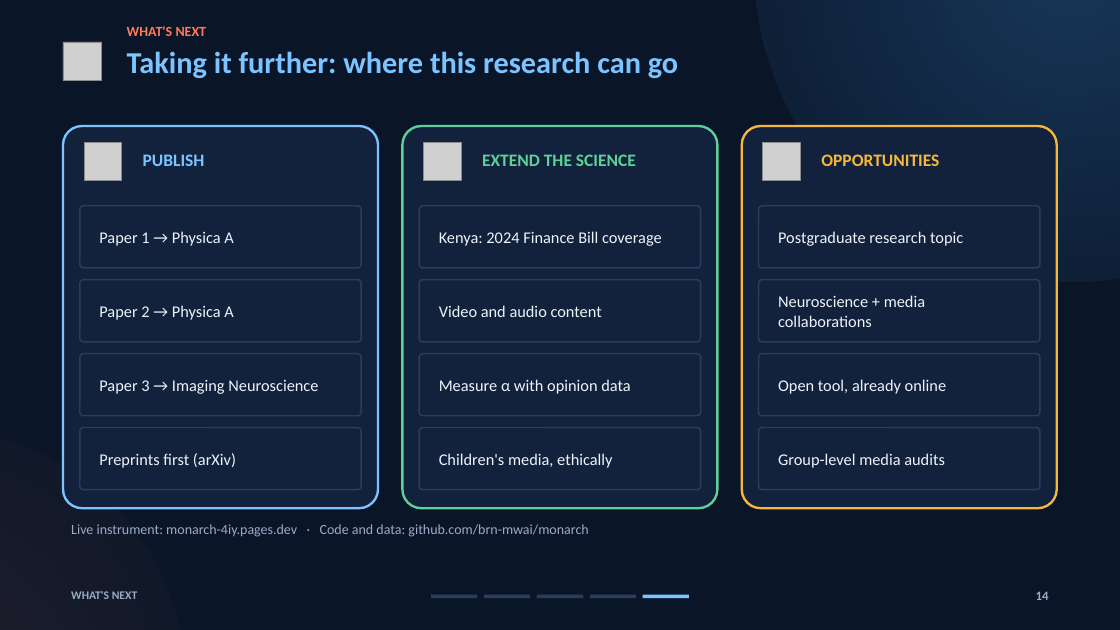
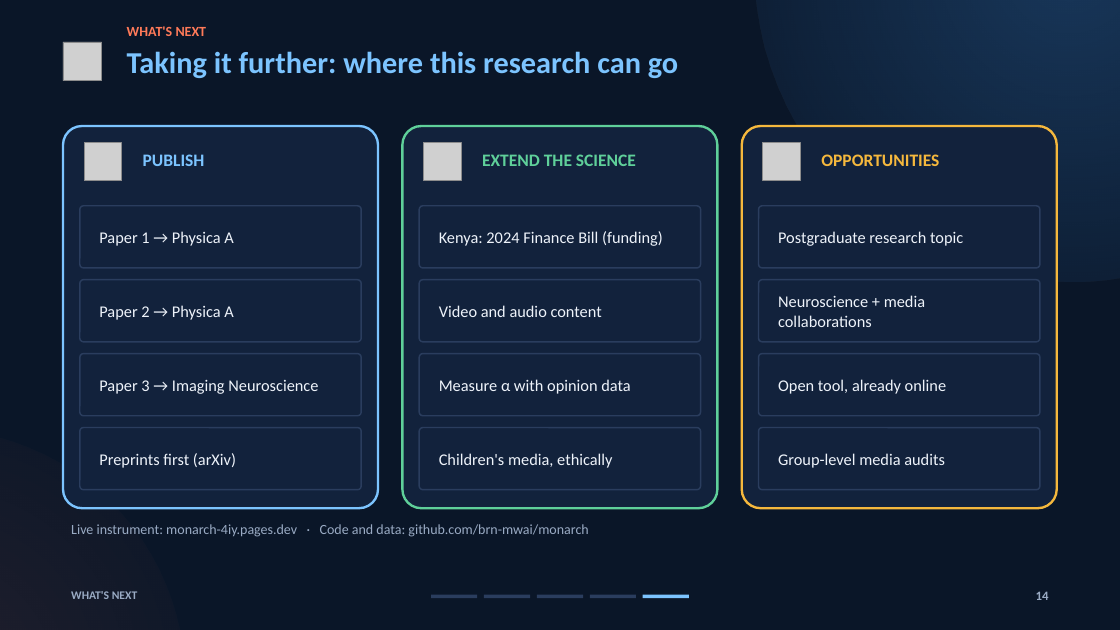
Before and after one commit to brn-mwai/monarch, a slide deck: slide 14 of docs/defence/Monarch_Supervisor_Deck.pptx. Drawn at 1120x630 pixels with LibreOffice and Linux fonts; fonts in the diff are those of the drawing; grey boxes stand for pictures. Boxes give left, top, right and bottom in pixels: in the first picture for what was removed or moved away, otherwise in the second. Text is boxed around its words. In the diff, an @@ line names an element or a change of style, - is before the commit and + after.

```diff
--- a/docs/defence/Monarch_Supervisor_Deck.pptx
+++ b/docs/defence/Monarch_Supervisor_Deck.pptx
@@ text in rounded rectangle at bbox=[439, 231, 663, 246]: text changed @@
-Kenya: 2024 Finance Bill coverage
+Kenya: 2024 Finance Bill (funding)
```
Also in this commit, not shown: 1 other slide changed, 4 other files.
